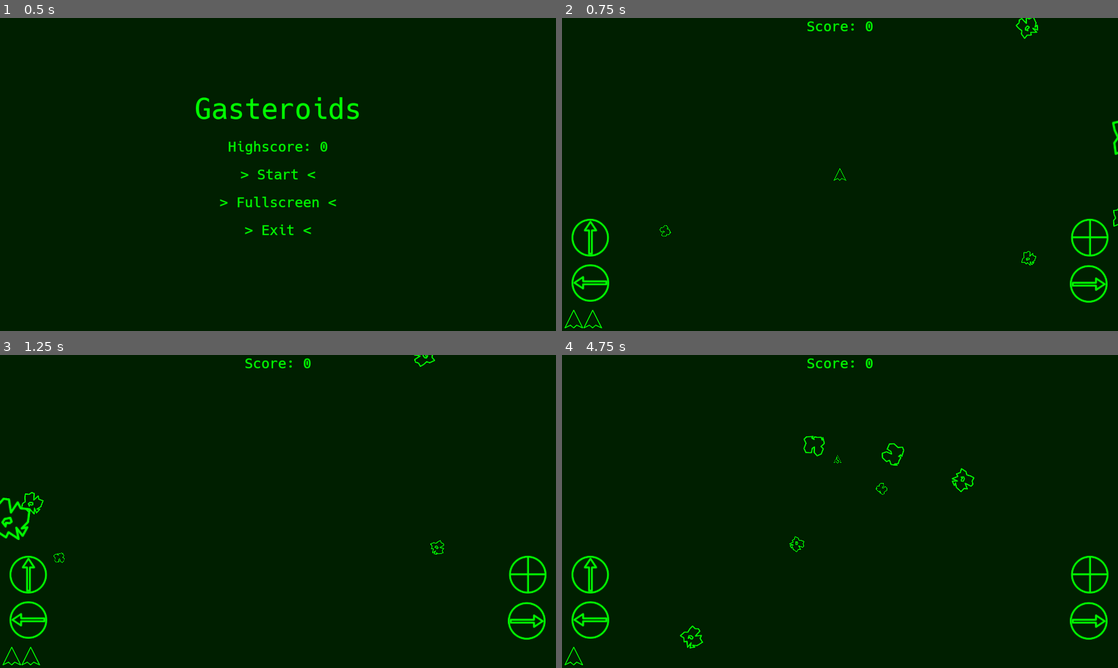
Above: before the commit, frames 1-4 (two rows, left to right).
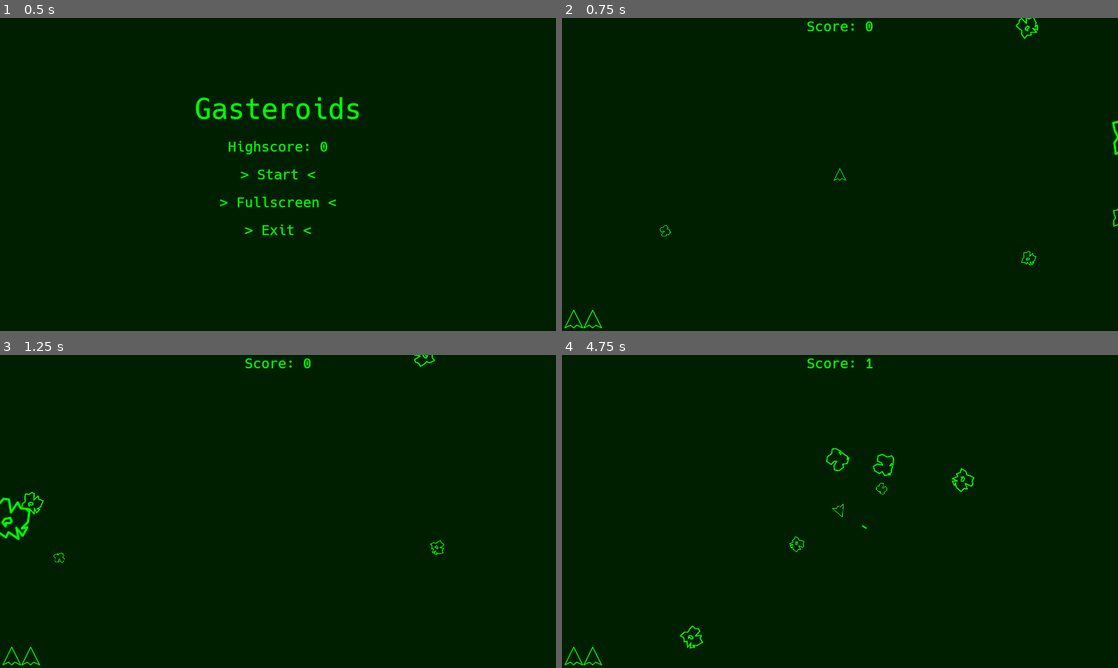
Above: after the commit, the same moments.

Repository: nalquas/gasteroids
Game: Godot game, scene res://scenes/Main.tscn
The game is run twice, just before and just after one commit, with the same random seed, the same clock (stepped at 60 frames per second) and the same inputs.
Inputs (mouse positions are in pixels of both pictures, inside the frame that each line leads up to):
- Up to frame 1 (0.5 s): no input
- Up to frame 2 (0.75 s): click "> Start <" at 0.5 s
- Up to frame 3 (1.25 s): no input
- Up to frame 4 (4.75 s): click (589, 574) at 1.27 s; click (1090, 574) at 2.02 s; click (589, 621) at 2.77 s; click (1090, 621) at 3.52 s; hold Right (ship_right) from 4.28 s (still down); hold Space (ship_shoot) from 4.28 s (still down)

Frame 1 is identical in both runs. In frame 2, 1.2% of the frame differs, in the area x 1-99%, y 64-92%; in frame 3, 1.2%; in frame 4, 1.6%, in the area x 1-99%, y 1-100%.

Commit message:
Created export presets

Diff:
--- a/Gasteroids/project.godot
+++ b/Gasteroids/project.godot
@@ -57,6 +57,9 @@
 "deadzone": 0.5,
 "events": [ Object(InputEventKey,"resource_local_to_scene":false,"resource_name":"","device":0,"alt":false,"shift":false,"control":false,"meta":false,"command":false,"pressed":false,"scancode":32,"unicode":0,"echo":false,"script":null)
 , Object(InputEventJoypadButton,"resource_local_to_scene":false,"resource_name":"","device":0,"button_index":0,"pressure":0.0,"pressed":false,"script":null)
+, Object(InputEventKey,"resource_local_to_scene":false,"resource_name":"","device":0,"alt":false,"shift":false,"control":false,"meta":false,"command":false,"pressed":false,"scancode":89,"unicode":0,"echo":false,"script":null)
+, Object(InputEventKey,"resource_local_to_scene":false,"resource_name":"","device":0,"alt":false,"shift":false,"control":false,"meta":false,"command":false,"pressed":false,"scancode":90,"unicode":0,"echo":false,"script":null)
+, Object(InputEventKey,"resource_local_to_scene":false,"resource_name":"","device":0,"alt":false,"shift":false,"control":false,"meta":false,"command":false,"pressed":false,"scancode":16777221,"unicode":0,"echo":false,"script":null)
  ]
 }
 toggle_fullscreen={
--- a/Gasteroids/scripts/Game_GUI.gd
+++ b/Gasteroids/scripts/Game_GUI.gd
@@ -11,7 +11,7 @@
 	if name=="Android" or name=="iOS" or name=="UWP":
 		setTouchOverlay(true)
 	else:
-		setTouchOverlay(true)
+		setTouchOverlay(false)
 
 func setGameOver(gameover):
 	$GameOver.visible = gameover
Not shown, added: Gasteroids/export_presets.cfg
Binary file added: Gasteroids/icons/ship_128x.png
Not shown, added: Gasteroids/icons/ship_128x.png.import
Binary file added: Gasteroids/icons/ship_144x.png
Not shown, added: Gasteroids/icons/ship_144x.png.import
Binary file added: Gasteroids/icons/ship_192x.ico
Binary file added: Gasteroids/icons/ship_192x.png
Not shown, added: Gasteroids/icons/ship_192x.png.import
Binary file added: Gasteroids/icons/ship_48x.png
Not shown, added: Gasteroids/icons/ship_48x.png.import
Binary file added: Gasteroids/icons/ship_72x.png
Not shown, added: Gasteroids/icons/ship_72x.png.import
(and 2 more such lines)
